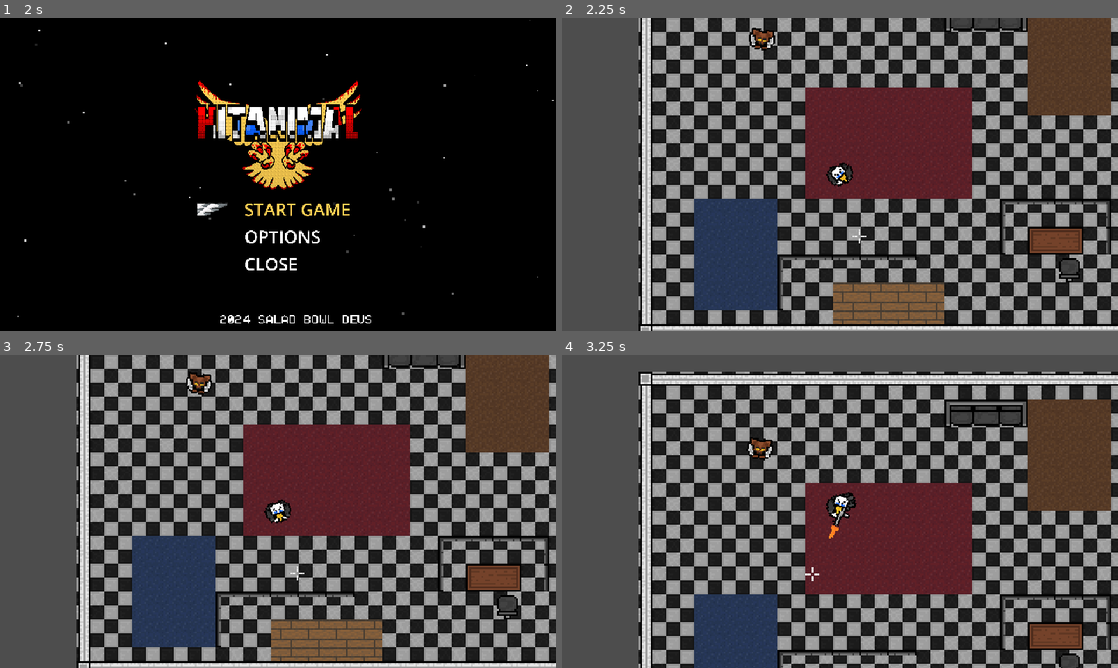
Above: before the commit, frames 1-4 (two rows, left to right).
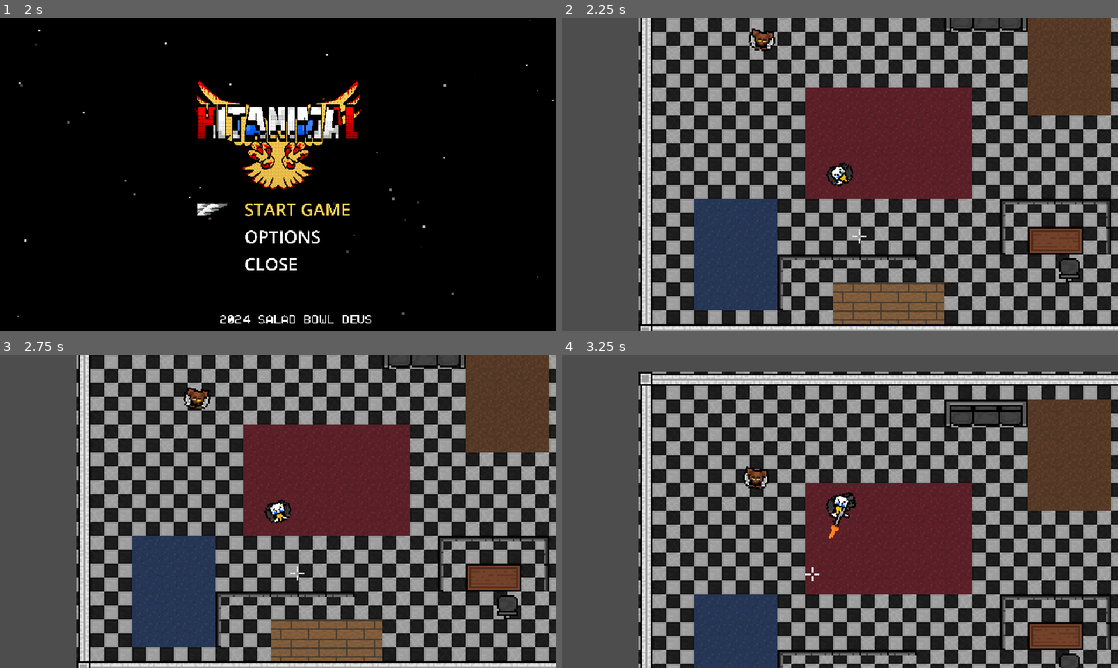
Above: after the commit, the same moments.

Repository: Sallad-Dev/Hit-Animal-real
Game: Godot game, scene res://Game-Off-2024/UI/UI Scenes/menu.tscn
The game is run twice, just before and just after one commit, with the same random seed, the same clock (stepped at 60 frames per second) and the same inputs.
Inputs (mouse positions are in pixels of both pictures, inside the frame that each line leads up to):
- Up to frame 1 (2 s): click "START GAME" at 0.5 s; click "START GAME" at 1.25 s
- Up to frame 2 (2.25 s): click "OPTIONS" at 2 s
- Up to frame 3 (2.75 s): no input
- Up to frame 4 (3.25 s): move the mouse to (812, 574) at 2.77 s; press the mouse at (812, 574) at 2.78 s; hold W (move_up) from 2.78 s (still down)

Frame 1 is identical in both runs. In frame 2, 0.1% of the frame differs, in the area x 33-39%, y 3-11%; in frame 3, 0.4%; in frame 4, 0.5%, in the area x 32-38%, y 26-44%.

Commit message:
stat changes

Diff:
--- a/game-off-2024/Game-Off-2024/TestWorlds/test_world_gamers.tscn
+++ b/game-off-2024/Game-Off-2024/TestWorlds/test_world_gamers.tscn
@@ -143,5 +143,5 @@
 
 [node name="Enemy" parent="." node_paths=PackedStringArray("POI") instance=ExtResource("4_x7kss")]
 position = Vector2(7, -28)
-health = 200
+speed = 1500
 POI = [NodePath("../POIs/POISurvey"), NodePath("../POIs/POISurvey2"), NodePath("../POIs/POISurvey3")]
